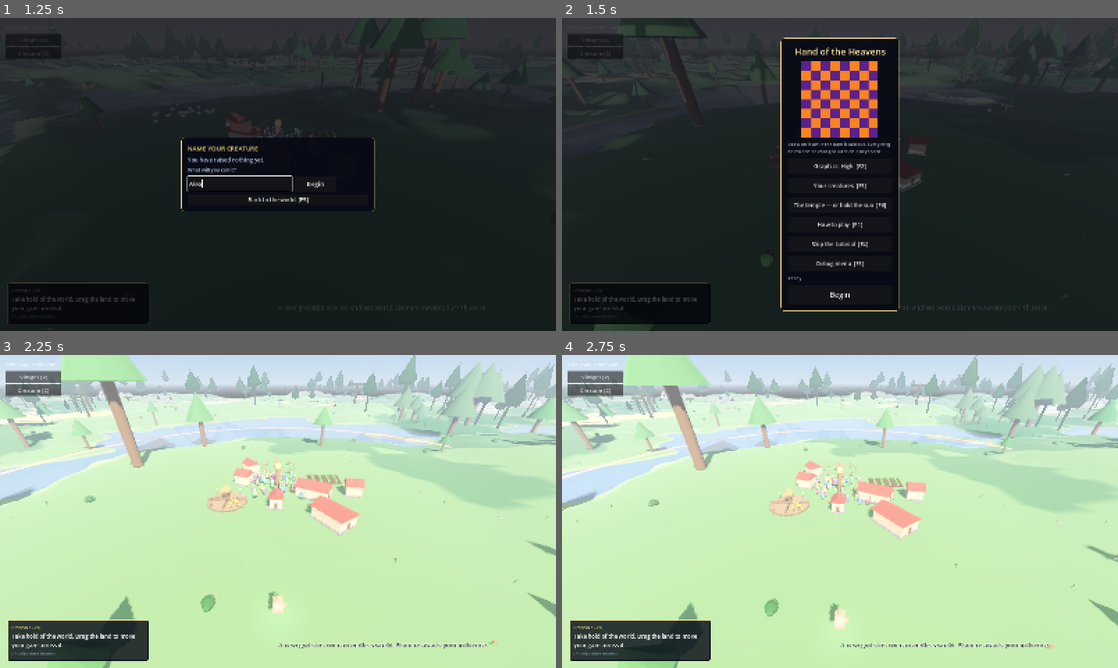
Above: before the commit, frames 1-4 (two rows, left to right).
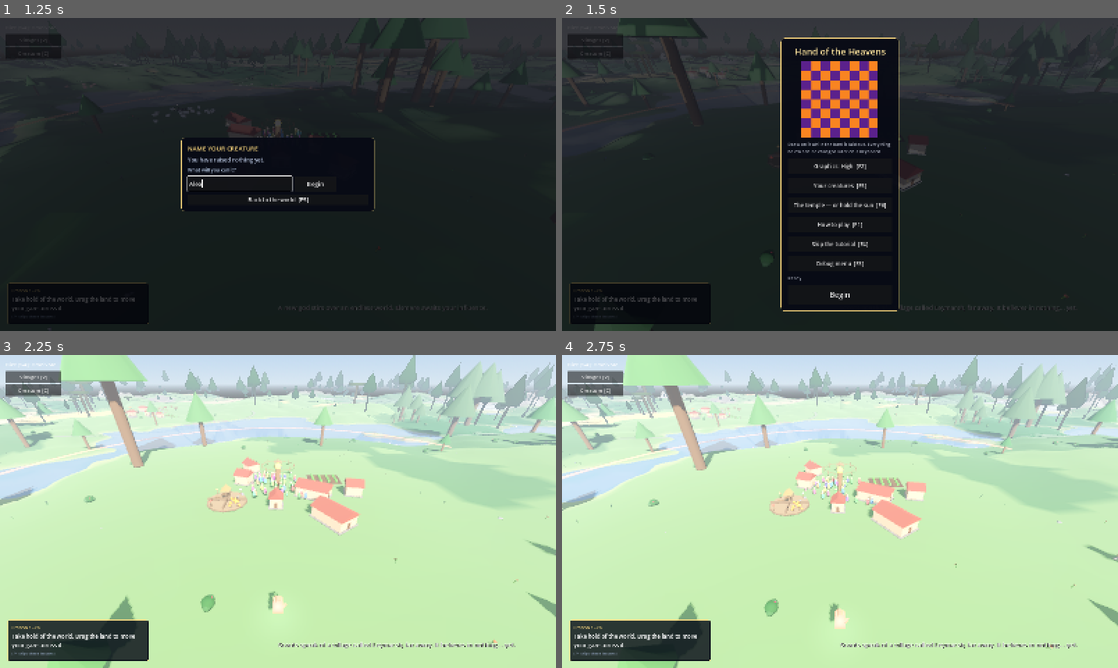
Above: after the commit, the same moments.

Repository: tjloman/tjloman
Game: Godot game, scene res://scenes/main.tscn
Two runs of this game, one before a commit and one after it. Both use one fixed random seed, a clock stepped at 60 frames per second and the inputs below.
Inputs (mouse positions are in pixels of both pictures, inside the frame that each line leads up to):
- Up to frame 1 (1.25 s): click (239, 183) at 0.52 s; type "Alex" at 0.6 s
- Up to frame 2 (1.5 s): click "Begin" at 1.25 s
- Up to frame 3 (2.25 s): click "Begin" at 2 s
- Up to frame 4 (2.75 s): no input

Frame 1 is identical in both runs. In frame 2, less than 0.1% of the frame differs, in the area x 22-93%, y 16-94%; in frame 3, 0.6%; in frame 4, 0.7%.
Error before the commit: Parse Error: Invalid operands "Dictionary" and "Vector3" for "!=" operator. (res://scripts/world/waters.gd:154)

Commit message:
A Dictionary compared against a Vector3, and the checker that missed it
`_look_for_a_shore` returned a Vector3, and its callers asked
`!= Vector3.INF`. It was changed to hand back the spot AND the bearing to
the water, and one of the three callers was not changed with it -- so
`coast_at` compared a Dictionary to a Vector3.

Godot refuses that at COMPILE time. The symptom is not a wrong answer on
some later frame: it is fourteen "Failed to compile depended scripts" and a
game that stops at the logo.

NOTHING HERE COULD SEE IT, and that is the part worth fixing. gdparse is a
parser and the line is syntactically perfect. Every check in check_calls.py
asks whether a method EXISTS, never what kind of thing it hands back. So
the one class of error that takes the whole game down at launch was the one
class nothing was looking for.

check_returned_kind reads the declared return types this codebase writes on
nearly every function, and flags a comparison between a call and a literal
that can never equal it -- containers against vectors and scalars, vectors
against containers, both directions. Deliberately narrow: a Variant or an
unannotated function is not guessed at, and a name declared twice with
different types is dropped rather than assumed.

Verified against the exact broken tree, both ways round, and it finds
nothing else in the project.

Co-Authored-By: Claude Opus 5 <noreply@anthropic.com>
Claude-Session: https://claude.ai/code/session_01NqBKfyc5c6bViy6kUi2S7P

Diff:
--- a/scripts/world/waters.gd
+++ b/scripts/world/waters.gd
@@ -151,7 +151,10 @@
 ## village, and not remembered. For the world generator, which is choosing where
 ## a town goes and has no village to ask about yet.
 static func coast_at(at: Vector3, world: WorldGen) -> bool:
-	return _look_for_a_shore(at, world) != Vector3.INF
+	# `is_empty` and not `!= Vector3.INF`: the search hands back a spot AND the
+	# bearing to the water now, and comparing that Dictionary to a Vector3 is a
+	# compile error that takes the whole game down at launch.
+	return not _look_for_a_shore(at, world).is_empty()
 
 
 ## OPEN WATER OFF A LANDING, as far out as `reach` and as far out as it can
Not shown, changed: tools/check_calls.py
